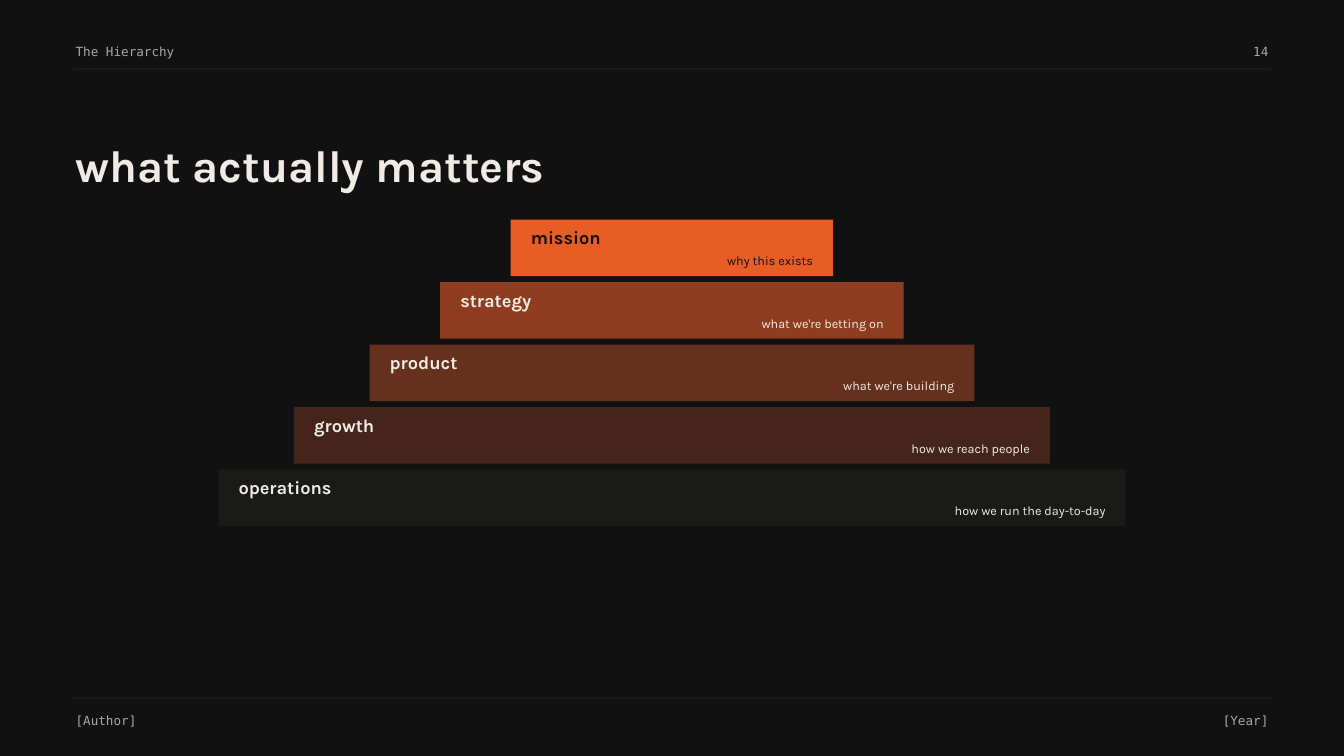
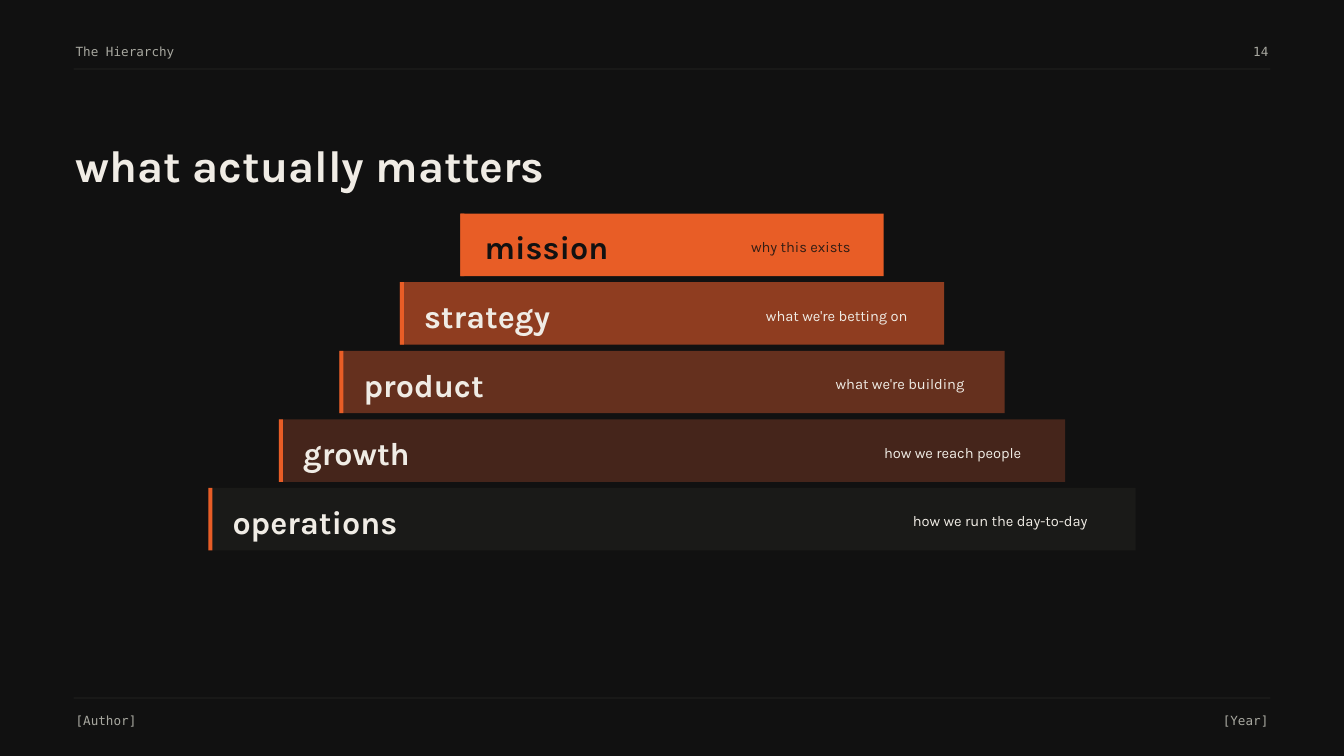
Before and after one commit to hustcer/pptx-nova, a slide deck: slide 13 of assets/examples/broadside/deck.pptx. Drawn at 1344x756 pixels with LibreOffice and Linux fonts; fonts in the diff are those of the drawing. Boxes give left, top, right and bottom in pixels: in the first picture for what was removed or moved away, otherwise in the second. Text is boxed around its words. In the diff, an @@ line names an element or a change of style, - is before the commit and + after.

```diff
--- a/assets/examples/broadside/deck.pptx
+++ b/assets/examples/broadside/deck.pptx
@@ rectangle: place and size @@
-rectangle at (511, 220, 834, 276)
+rectangle at (461, 214, 884, 276)
@@ rectangle added at (461, 214, 465, 276), fill #E85D26 @@
@@ text "mission": place and size @@
-text "mission" at (531, 231, 601, 245)
+text "mission" at (485, 236, 609, 260)
@@ text "why this exists": place and size @@
-text "why this exists" at (727, 256, 813, 268)
+text "why this exists" at (751, 242, 850, 256)
@@ text "why this exists" at (751, 242, 850, 256): size 9 to 10.5 pt, text colour #111111 to #331D14 @@
@@ rectangle: place and size @@
-rectangle at (441, 282, 904, 339)
+rectangle at (400, 282, 945, 345)
@@ rectangle added at (400, 282, 404, 345), fill #E85D26 @@
@@ text "strategy": place and size @@
-text "strategy" at (460, 296, 531, 312)
+text "strategy" at (424, 308, 550, 336)
@@ text "what we're betting on": place and size @@
-text "what we're betting on" at (762, 319, 883, 331)
+text "what we're betting on" at (766, 311, 908, 325)
@@ rectangle: place and size @@
-rectangle at (370, 345, 975, 401)
+rectangle at (340, 351, 1005, 413)
@@ rectangle added at (340, 351, 344, 413), fill #E85D26 @@
@@ text "product": place and size @@
-text "product" at (390, 356, 458, 374)
+text "product" at (364, 375, 484, 405)
@@ text "what we're building": place and size @@
-text "what we're building" at (843, 381, 954, 393)
+text "what we're building" at (836, 379, 964, 393)
@@ rectangle: place and size @@
-rectangle at (219, 470, 1126, 526)
+rectangle at (279, 419, 1066, 482)
@@ rectangle at (279, 419, 1066, 482): fill #1A1A18 to #45251B @@
@@ rectangle added at (279, 419, 283, 482), fill #E85D26 @@
@@ text "growth": place and size @@
-text "growth" at (314, 419, 374, 437)
+text "growth" at (303, 443, 410, 473)
@@ text "how we reach people": place and size @@
-text "how we reach people" at (911, 444, 1030, 456)
+text "how we reach people" at (884, 448, 1021, 462)
@@ rectangle: place and size @@
-rectangle at (294, 407, 1051, 464)
+rectangle at (209, 488, 1136, 551)
@@ rectangle at (209, 488, 1136, 551): fill #45251B to #1A1A18 @@
@@ rectangle added at (209, 488, 213, 551), fill #E85D26 @@
@@ size 13 to 23 pt in 5 elements at (485, 236, 609, 260), (424, 308, 550, 336), (364, 375, 484, 405), (303, 443, 410, 473), (233, 511, 398, 542) @@
@@ text "operations": place and size @@
-text "operations" at (239, 481, 332, 499)
+text "operations" at (233, 511, 398, 542)
@@ size 9 to 10.5 pt in 4 elements at (836, 379, 964, 393), (884, 448, 1021, 462), (766, 311, 908, 325), (913, 516, 1088, 530) @@
@@ text "how we run the day-to-day": place and size @@
-text "how we run the day-to-day" at (955, 506, 1105, 518)
+text "how we run the day-to-day" at (913, 516, 1088, 530)
```
Also in this commit, not shown: 9 other slides changed, 7 other files.
